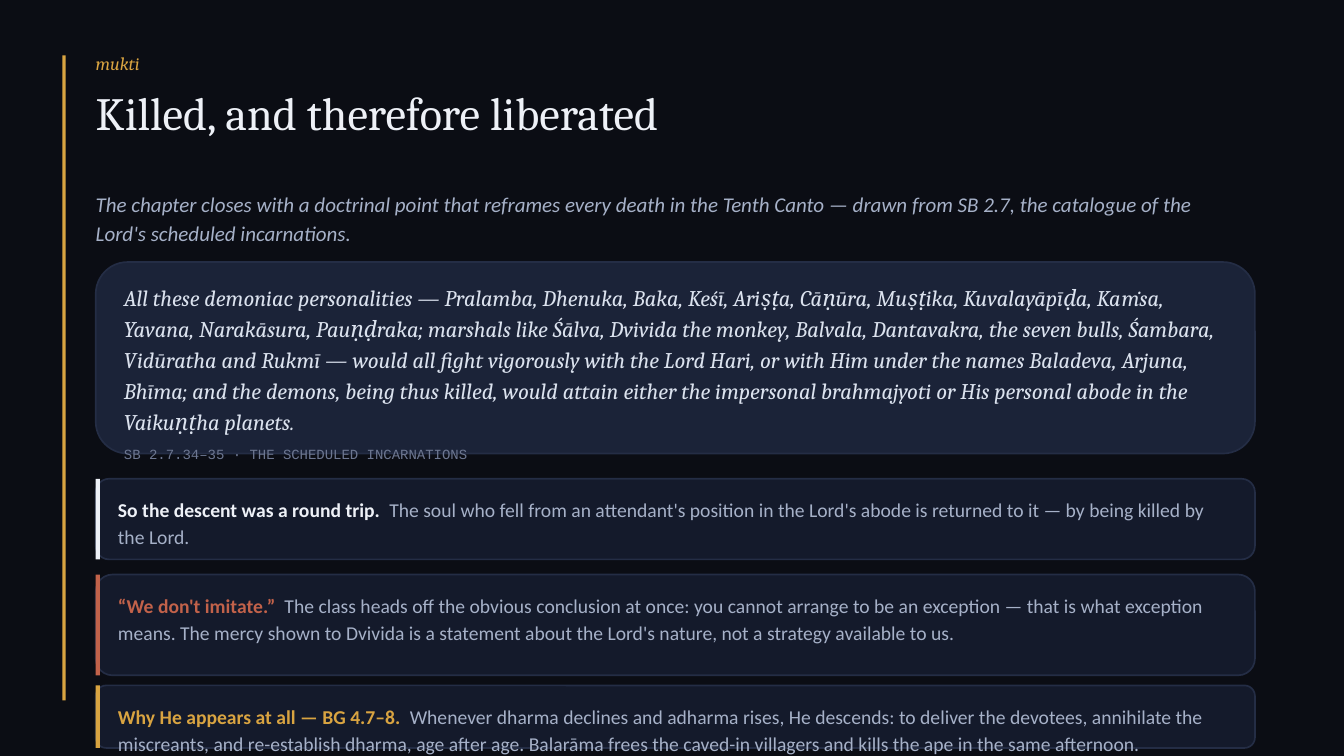
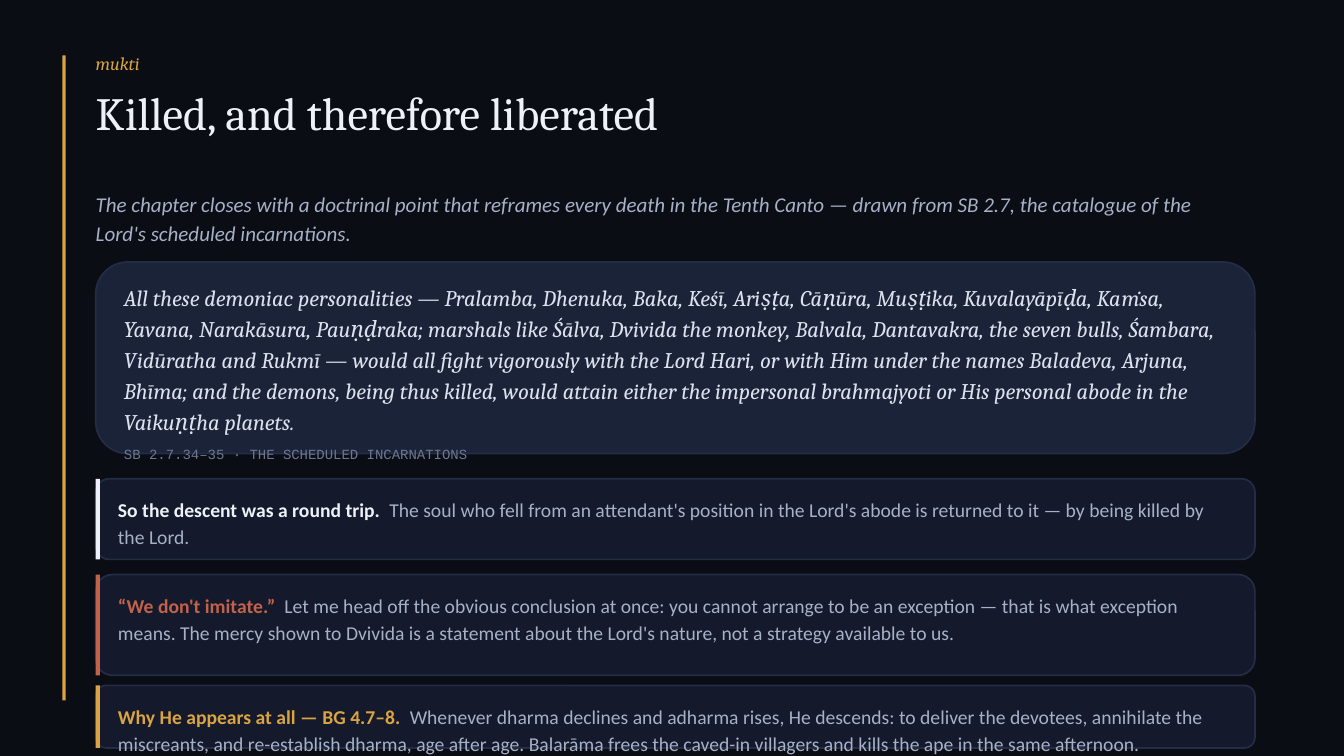
Before and after one commit to ShivamTiwar2408/quiz-app, a slide deck: slide 16 of balarama-dvivida-kb/deck.pptx. Drawn at 1344x756 pixels with LibreOffice and Linux fonts; fonts in the diff are those of the drawing. Boxes give left, top, right and bottom in pixels: in the first picture for what was removed or moved away, otherwise in the second. Text is boxed around its words. In the diff, an @@ line names an element or a change of style, - is before the commit and + after.

```diff
--- a/balarama-dvivida-kb/deck.pptx
+++ b/balarama-dvivida-kb/deck.pptx
@@ text at [118, 599, 1177, 644]: text changed @@
-“We don't imitate.” The class heads off the obvious conclusion at once: you cannot arrange to be an exception — that is what exception means. The mercy shown to Dvivida is a statement about the Lord's nature, not a strategy available to us.
+“We don't imitate.” Let me head off the obvious conclusion at once: you cannot arrange to be an exception — that is what exception means. The mercy shown to Dvivida is a statement about the Lord's nature, not a strategy available to us.
```
Also in this commit, not shown: 5 other slides changed, 1 slide added, 4 other files.
